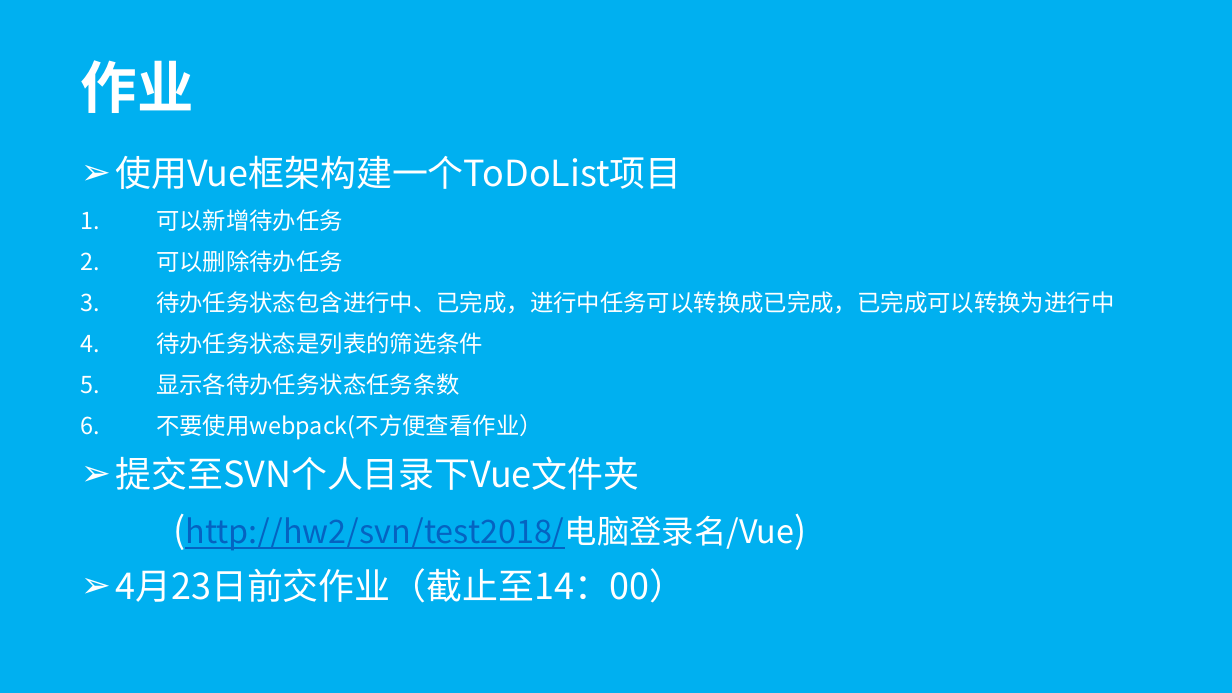
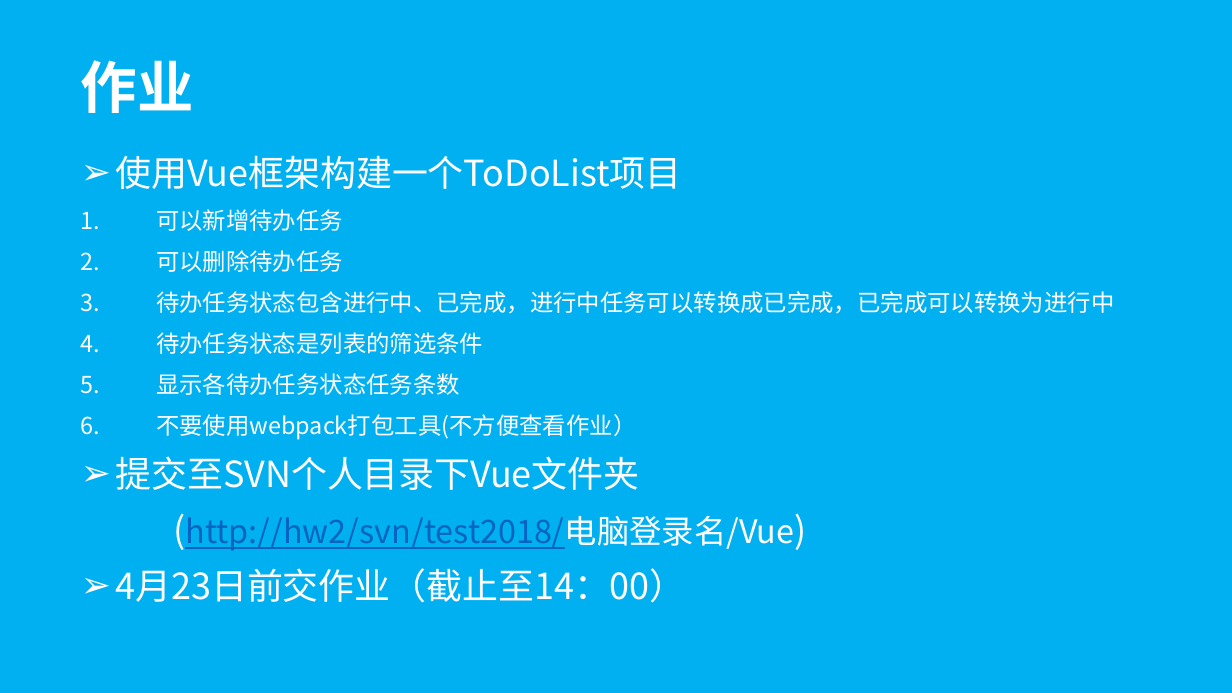
Before and after one commit to wugenshui/ppt, a slide deck: slide 17 of vue-webpack/vue-webpack.pptx. Drawn at 1232x693 pixels with LibreOffice and Linux fonts; fonts in the diff are those of the drawing. Boxes give left, top, right and bottom in pixels: in the first picture for what was removed or moved away, otherwise in the second. Text is boxed around its words. In the diff, an @@ line names an element or a change of style, - is before the commit and + after.

Commit message:
作业要求

```diff
--- a/vue-webpack/vue-webpack.pptx
+++ b/vue-webpack/vue-webpack.pptx
@@ subtitle at bbox=[156, 414, 636, 440]: text changed @@
-6. 不要使用webpack(不方便查看作业）
+6. 不要使用webpack打包工具(不方便查看作业）
```
Also in this commit, not shown: 1 other file.
